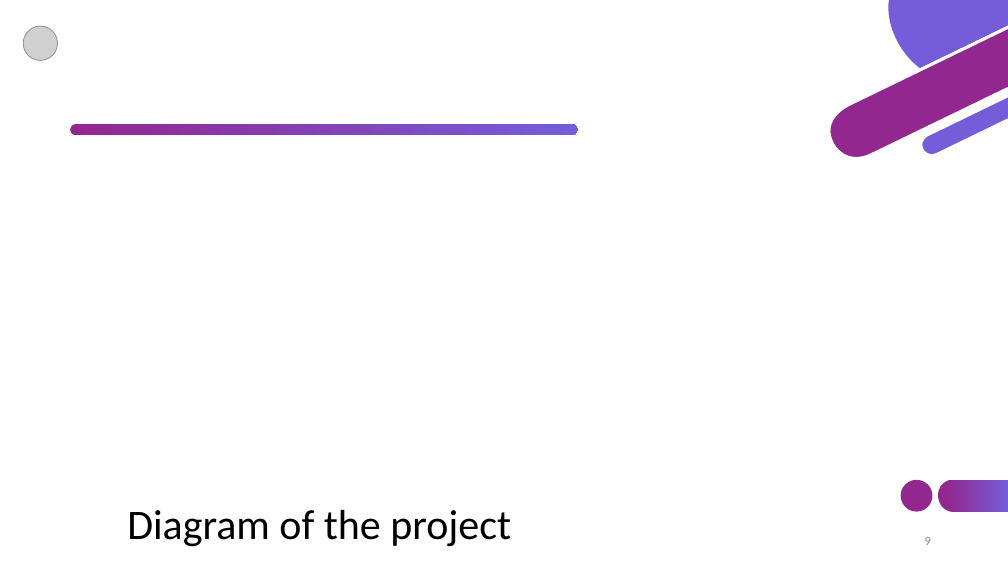
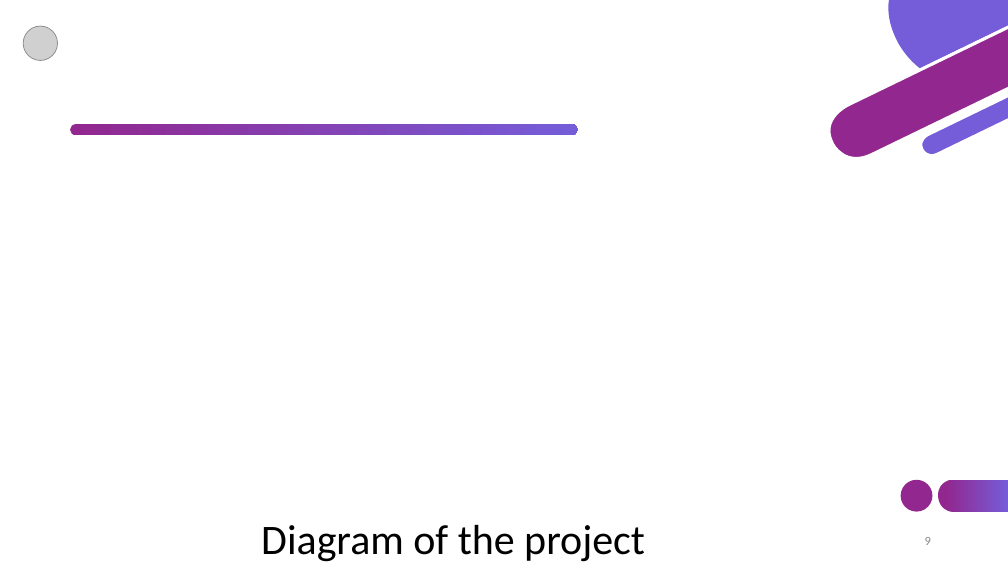
Before and after one commit to TsvetislavaYankova/ITTalents-FinalProject-Airbnb, a slide deck: slide 9 of Airbnb.pptx. Drawn at 1008x567 pixels with LibreOffice and Linux fonts; fonts in the diff are those of the drawing; grey boxes stand for pictures; background and template pictures are left out. Boxes give left, top, right and bottom in pixels: in the first picture for what was removed or moved away, otherwise in the second. Text is boxed around its words. In the diff, an @@ line names an element or a change of style, - is before the commit and + after.

Commit message:
Presentation update

```diff
--- a/Airbnb.pptx
+++ b/Airbnb.pptx
@@ title "Diagram of the project": place and size @@
-title "Diagram of the project" at [127, 510, 511, 547]
+title "Diagram of the project" at [261, 525, 645, 562]
```
Also in this commit, not shown: 1 other file.
